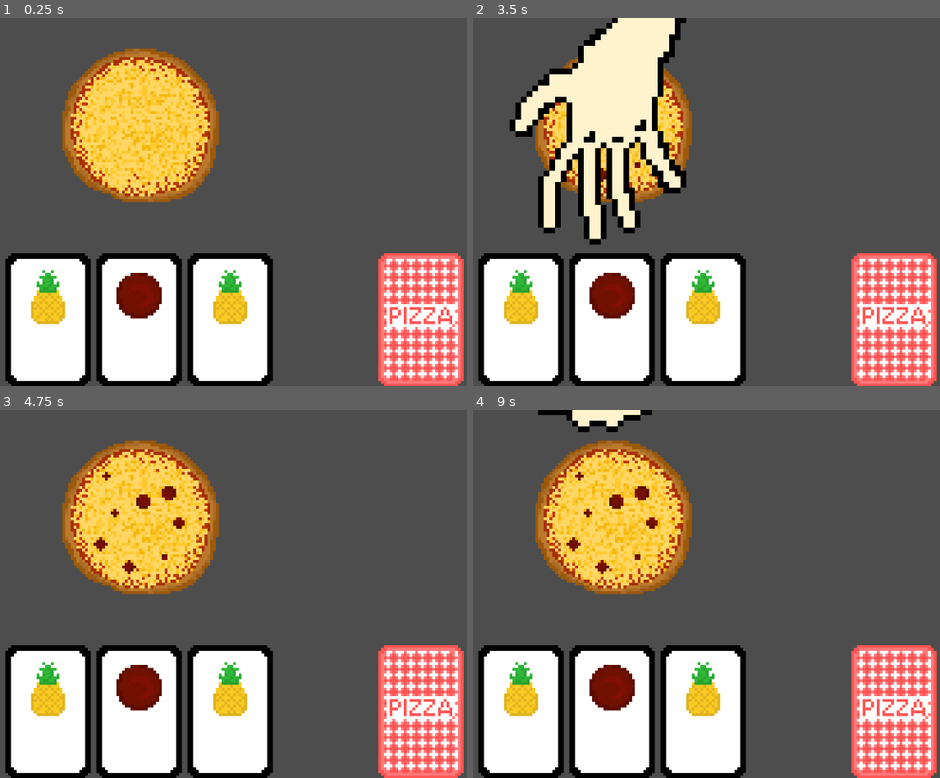
Above: before the commit, frames 1-4 (two rows, left to right).
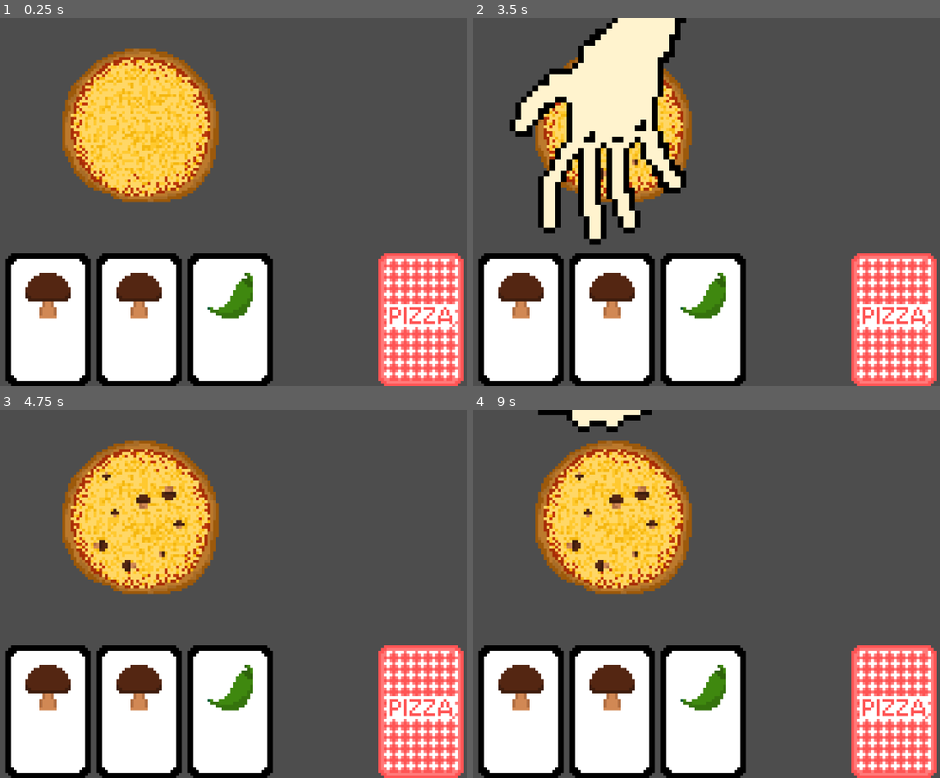
Above: after the commit, the same moments.

Repository: bstrong5923/Pizzatro
Game: Godot game, scene res://Scenes/Game.tscn
The game is run twice, just before and just after one commit, with the same random seed, the same clock (stepped at 60 frames per second) and the same inputs.
Inputs (mouse positions are in pixels of both pictures, inside the frame that each line leads up to):
- Up to frame 1 (0.25 s): no input
- Up to frame 2 (3.5 s): tap Enter at 0.5, 2 s; move the mouse to (757, 183) at 0.52 s; click (757, 183) at 0.67 s; tap Space at 1.25, 2.75 s; move the mouse to (482, 220) at 1.27 s; click (482, 220) at 1.42 s; move the mouse to (678, 121) at 2.02 s; click (678, 121) at 2.17 s; move the mouse to (580, 275) at 2.77 s; click (580, 275) at 2.92 s
- Up to frame 3 (4.75 s): move the mouse to (336, 649) at 3.52 s; click (336, 649) at 3.67 s; move the mouse to (outside the picture) at 4.27 s; click (outside the picture) at 4.42 s
- Up to frame 4 (9 s): tap Enter at 5 s; move the mouse to (645, 594) at 5.02 s; click (645, 594) at 5.17 s; tap Space at 5.75 s; move the mouse to (515, 502) at 5.77 s; click (515, 502) at 5.92 s; move the mouse to (757, 575) at 6.52 s; click (757, 575) at 6.67 s; move the mouse to (482, 612) at 7.27 s; click (482, 612) at 7.42 s; move the mouse to (678, 513) at 8.02 s; click (678, 513) at 8.17 s; move the mouse to (580, 667) at 8.77 s; click (580, 667) at 8.92 s

The runs differ from the first frame. In frame 1, 3.1% of the frame differs, in the area x 5-55%, y 68-84%; in frame 2, 3.1%; in frame 3, 3.5%, in the area x 5-55%, y 16-84%; in frame 4, 3.5%.

Commit message:
fixed basil not existing

Diff:
--- a/Scenes/card.gd
+++ b/Scenes/card.gd
@@ -6,7 +6,8 @@
 
 func _ready():
 	# random ingredient logo
-	var frames = texture.get_width() / region_rect.size.x + texture.get_height() / region_rect.size.y
+	var frames = texture.get_width() / region_rect.size.x * texture.get_height() / region_rect.size.y
+	print(frames)
 	ingredient = randi_range(0, frames - 1)
 	set_ingredient(ingredient)
 	play_timer = get_node("/root/Game/card_timer")
@@ -24,5 +25,3 @@
 	while region_rect.position.x >= texture.get_width():
 		region_rect.position.x -= texture.get_width()
 		region_rect.position.y += region_rect.size.y
-	print(region_rect.position.x)
-	print(region_rect.position.y)
--- a/Scenes/card_timer.gd
+++ b/Scenes/card_timer.gd
@@ -2,9 +2,6 @@
 
 var time_left = 0
 var can_play_a_card = true
-
-func confirm():
-	print("woohooo!")
 
 func cooldown():
 	can_play_a_card = false
--- a/minis.gd
+++ b/minis.gd
@@ -24,7 +24,6 @@
 		var radius = pow(randi_range(1, pow(20,2)), 0.5) # random radius from the middle of the pizza to the edge, further out is more common
 		var x = int(radius * cos(deg_to_rad(angle))) # get the x and y
 		var y = int(radius * sin(deg_to_rad(angle)))
-		print("x: " + str(x) + ", y: " + str(y))
 		instance.position = Vector2(x, y)
 
 		# random rotation, then scale it and tell it it isn't the original
Not shown: 1 places in Scenes/card.tscn that only renumber resources
